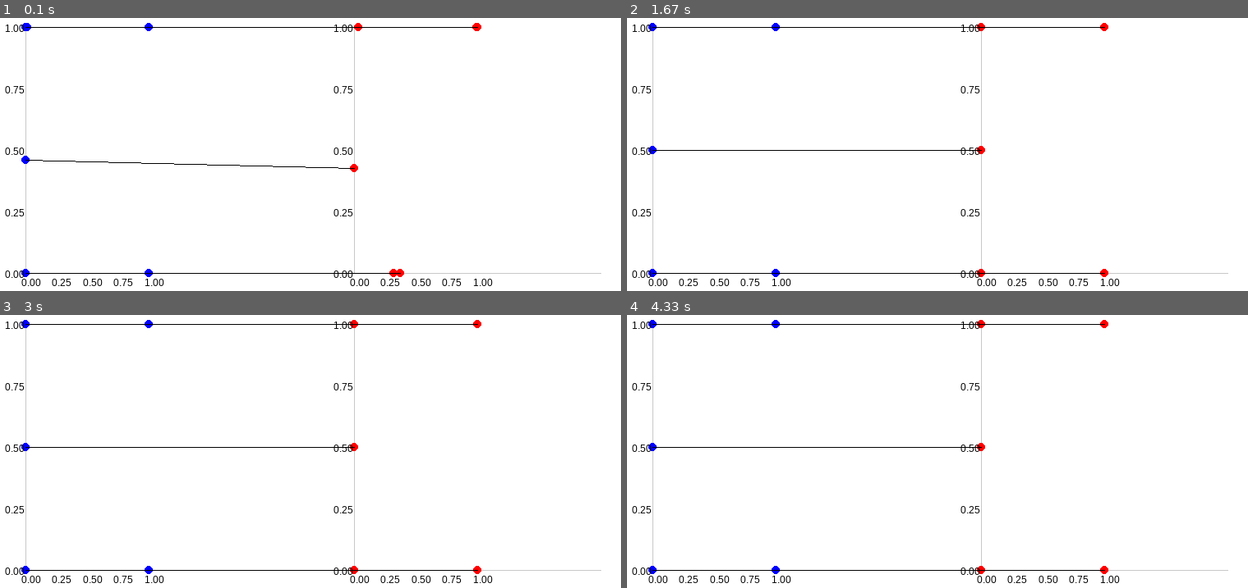
Above: before the commit, frames 1-4 (two rows, left to right).
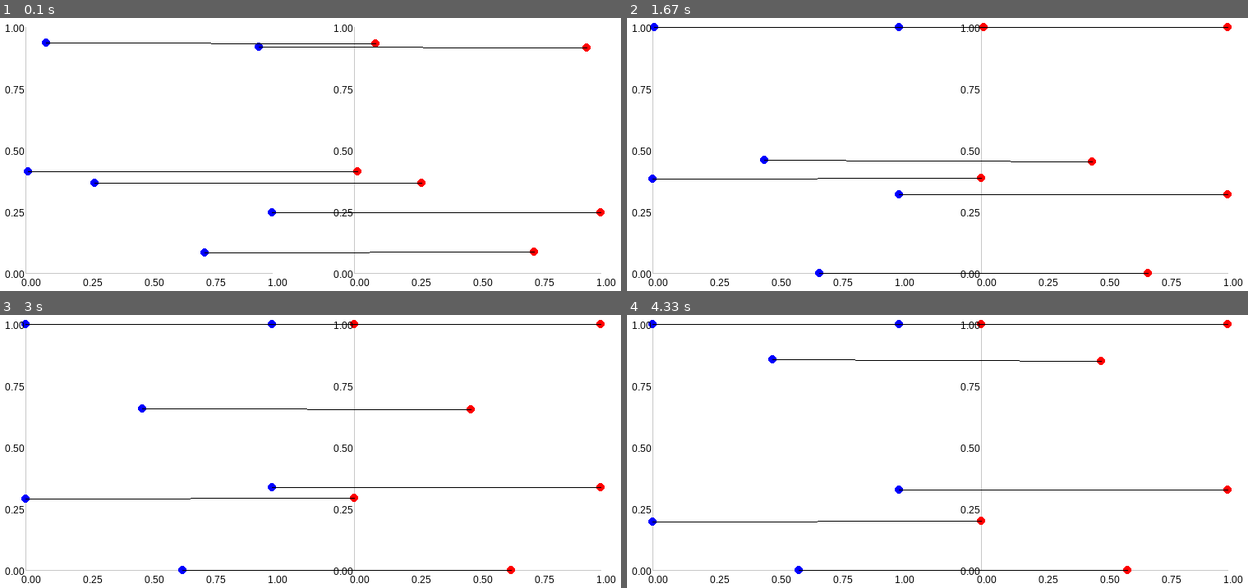
Above: after the commit, the same moments.

Repository: emmerichmtm/RieszSEnergyLab
Game: pygame game, started from rieszflowidentity.py
Two runs of this game, one before a commit and one after it. Both use one fixed random seed, a clock stepped at 60 frames per second and the inputs below.
Inputs:
- Up to frame 1 (0.1 s): no input
- Up to frame 2 (1.67 s): no input
- Up to frame 3 (3 s): no input
- Up to frame 4 (4.33 s): no input

The runs differ from the first frame. In frame 1, 2.5% of the frame differs, in the area x 3-100%, y 1-99%; in frame 2, 1.7%; in frame 3, 1.7%; in frame 4, 1.7%.

Commit message:
Riesz Flow Identity map scaled from 0 to 1, unit square

Diff:
--- a/rieszflowidentity.py
+++ b/rieszflowidentity.py
@@ -7,7 +7,7 @@
 # Screen dimensions and settings
 width, height = 800, 400
 screen = pygame.display.set_mode((width, height))
-pygame.display.set_caption("Generic Minimization of Riesz s-Energy with Axis Labels")
+pygame.display.set_caption("Minimizing Riesz s-Energy with Normalized Axis Scaling")
 
 # Colors
 white = (255, 255, 255)
@@ -31,16 +31,20 @@
 pygame.font.init()
 font = pygame.font.SysFont("Arial", 12)
 
+
 # Define the identity transformation functions
 def f1(p1, p2):
     return p1
 
+
 def f2(p1, p2):
     return p2
+
 
 # Define the Jacobian matrix for the identity transformation
 def jacobian_matrix(p1, p2):
     return np.array([[1, 0], [0, 1]])
+
 
 # Compute Riesz s-Energy in (y1, y2) space
 def riesz_s_energy(y_points, s):
@@ -52,7 +56,8 @@
                 energy += 1 / (dist ** s)
     return energy
 
-# Compute the negative gradient of Riesz s-Energy for each point in (y1, y2)
+
+# Compute the normalized negative gradient of Riesz s-Energy for each point in (y1, y2)
 def riesz_s_energy_gradient(y_points, s):
     grad_y = np.zeros_like(y_points)
     for i in range(len(y_points)):
@@ -63,7 +68,13 @@
                 if dist != 0:
                     # Negative gradient for minimization, plus a small repulsive force
                     grad_y[i] -= (s * diff / (dist ** (s + 2))) - repulsive_strength * diff / (dist ** 2)
-    return grad_y
+
+    # Normalize the gradients
+    norms = np.linalg.norm(grad_y, axis=1, keepdims=True)
+    norms[norms == 0] = 1  # Avoid division by zero for zero gradients
+    grad_y_normalized = grad_y / norms
+    return grad_y_normalized
+
 
 # Project gradient from (y1, y2) to (x1, x2) using the Jacobian
 def project_gradient_to_x(points, grad_y):
@@ -73,15 +84,18 @@
         grad_x[i] = jacobian @ grad_y[i]  # Apply the Jacobian (identity here)
     return grad_x
 
+
 # Scaling functions to fit the unit square [0,1] to screen coordinates
 def scale_x(x, left=True):
     if left:
-        return int(padding + x * (width / 4 - padding))
+        return int(padding + x * (width / 2 - 2 * padding))
     else:
-        return int(width / 2 + padding + x * (width / 4 - padding))
+        return int(width / 2 + padding + x * (width / 2 - 2 * padding))
+
 
 def scale_y(y):
     return int(height - (padding + y * (height - 2 * padding)))
+
 
 # Function to render axis labels
 def draw_axis_labels():
@@ -111,6 +125,7 @@
         y = scale_y(label_value)
         screen.blit(label_y, (x, y - 5))
 
+
 # Main loop
 running = True
 clock = pygame.time.Clock()
@@ -118,13 +133,13 @@
     # Map points to (y1, y2) space using the identity functions
     y_points = np.array([[f1(p[0], p[1]), f2(p[0], p[1])] for p in x_points])
 
-    # Compute the negative gradient of the Riesz s-Energy in (y1, y2) space
+    # Compute the normalized negative gradient of the Riesz s-Energy in (y1, y2) space
     grad_y = riesz_s_energy_gradient(y_points, s)
 
     # Project the negative gradient from (y1, y2) to (x1, x2) using the Jacobian
     grad_x = project_gradient_to_x(x_points, grad_y)
 
-    # Update points based on the negative projected gradient
+    # Update points based on the normalized negative projected gradient
     x_points -= learning_rate * grad_x  # Move points in the negative gradient direction
 
     # Ensure points stay within bounds [0, 1] for both x1 and x2
